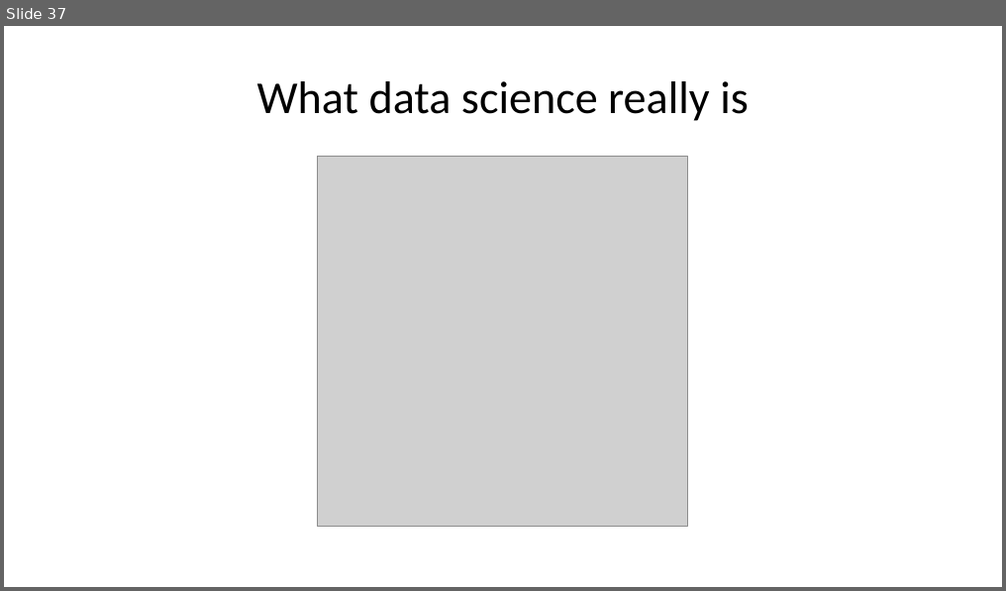
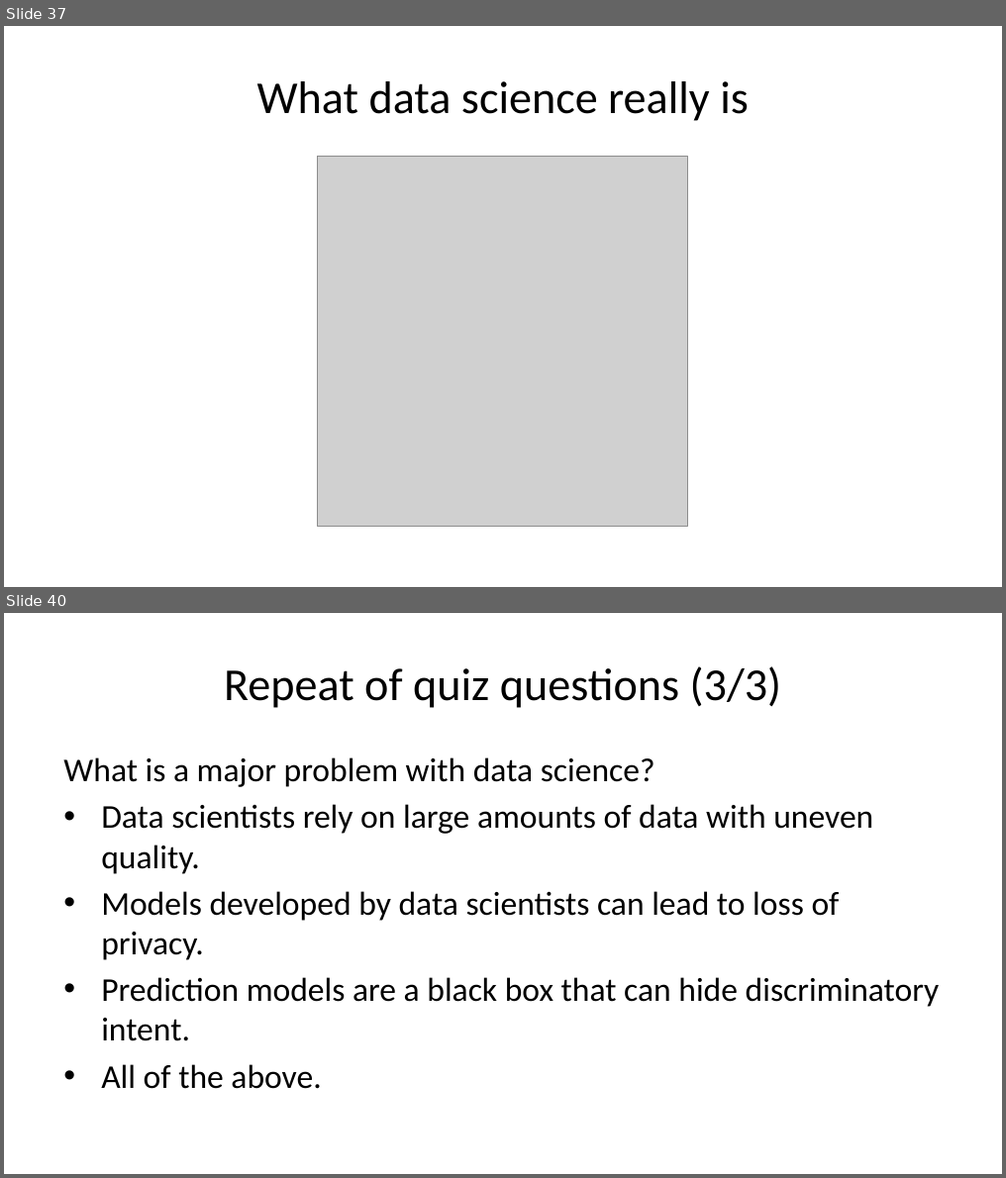
Before and after one commit to pmean/talks, a slide deck: dark-side/2022-talk.pptx. Shown one above the other, each under a label of ours: slide 37 before the commit, slides 37 and 40 after it; the slides between them are not shown. The pictures are 1006x591 and 1006x1178 pixels, drawn with LibreOffice and Linux fonts; fonts in the diff are those of the drawing; grey boxes stand for pictures. Boxes give left, top, right and bottom in pixels: in the first picture for what was removed or moved away, otherwise in the second. Text is boxed around its words. In the diff, an @@ line names an element or a change of style, - is before the commit and + after.

```diff
--- a/dark-side/2022-talk.pptx
+++ b/dark-side/2022-talk.pptx
@@ slide 40 added at [4, 613, 1002, 1174], background #FFFFFF @@
@@ title added at [224, 666, 782, 708], 33 pt, text #000000 @@
+Repeat of quiz questions (3/3)
@@ text added at [63, 758, 940, 1089], 24 pt, text #000000 @@
+What is a major problem with data science?
+• Data scientists rely on large amounts of data with uneven quality.
+• Models developed by data scientists can lead to loss of privacy.
+• Prediction models are a black box that can hide discriminatory intent.
+• All of the above.
```
Also in this commit, not shown: 2 slides changed, 3 other slides added, 1 slide removed, 1 other file.
